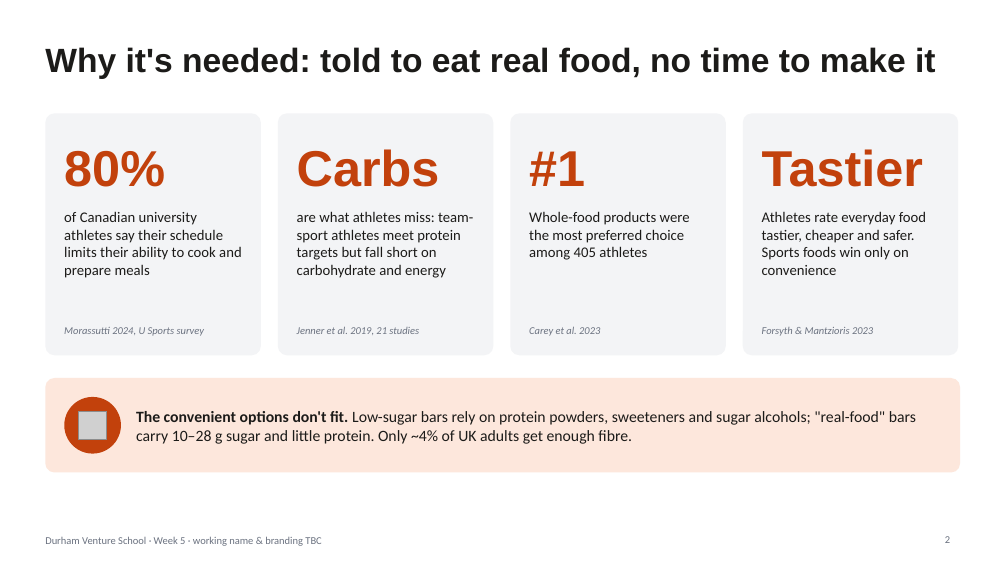
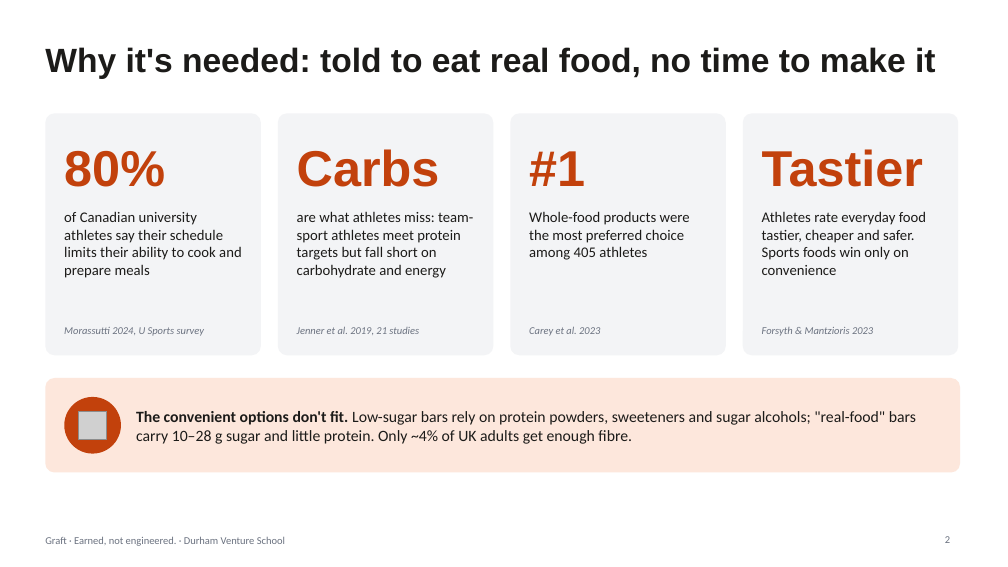
Before and after one commit to ewanh2005-alt/Ewan, a slide deck: slide 2 of 09-pitch/pitch-deck.pptx. Drawn at 1008x567 pixels with LibreOffice and Linux fonts; fonts in the diff are those of the drawing; grey boxes stand for pictures. Boxes give left, top, right and bottom in pixels: in the first picture for what was removed or moved away, otherwise in the second. Text is boxed around its words. In the diff, an @@ line names an element or a change of style, - is before the commit and + after.

```diff
--- a/09-pitch/pitch-deck.pptx
+++ b/09-pitch/pitch-deck.pptx
@@ text at <box>45,537,285,546</box>: text changed @@
-Durham Venture School · Week 5 · working name & branding TBC
+Graft · Earned, not engineered. · Durham Venture School
```
Also in this commit, not shown: 4 other slides changed, 3 other files.
